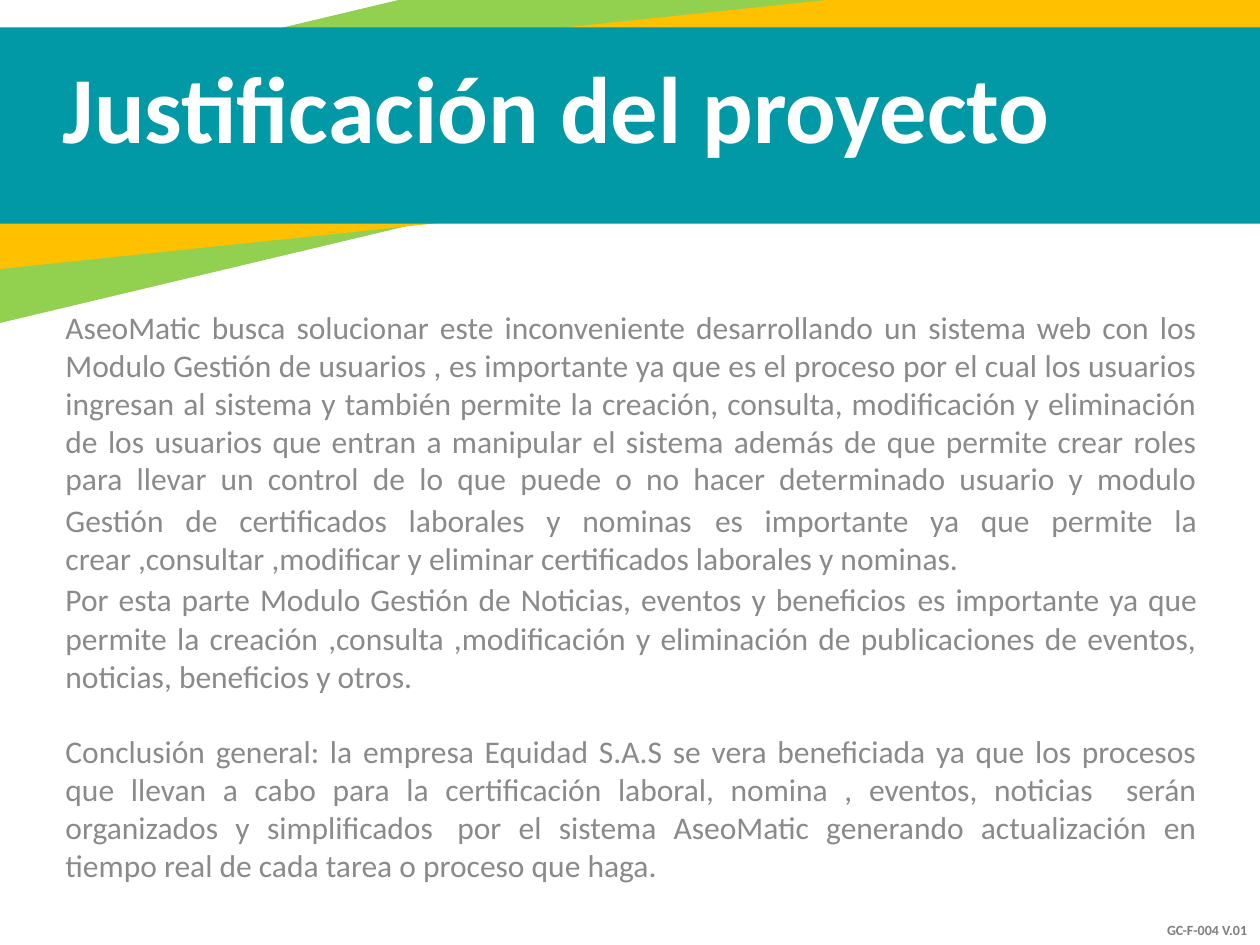
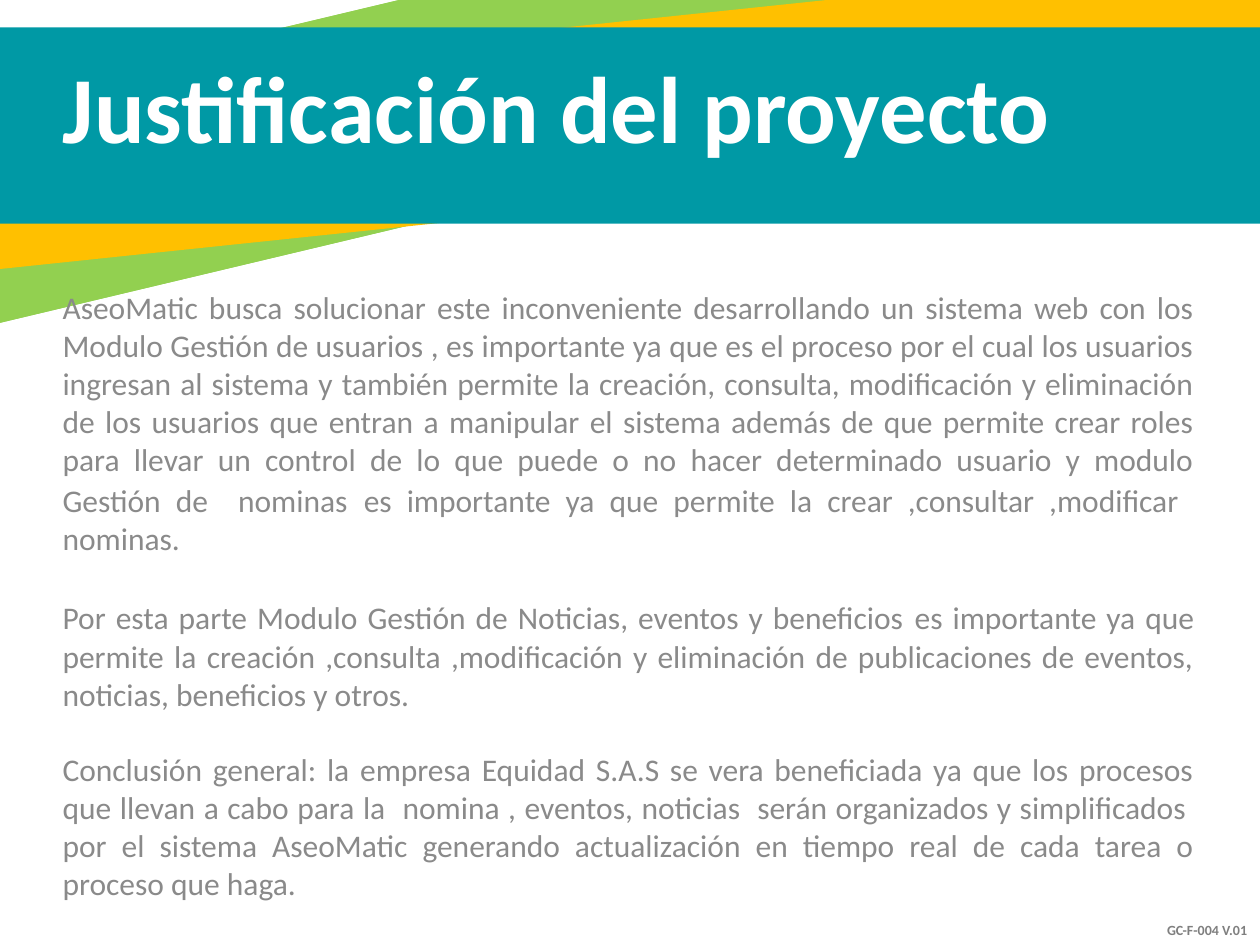
Before and after one commit to Dashell2514/AseoMatic, a slide deck: slide 6 of Documentation/AseoMatic.pptx. Drawn at 1260x945 pixels with LibreOffice and Linux fonts; fonts in the diff are those of the drawing. Boxes give left, top, right and bottom in pixels: in the first picture for what was removed or moved away, otherwise in the second. Text is boxed around its words. In the diff, an @@ line names an element or a change of style, - is before the commit and + after.

```diff
--- a/Documentation/AseoMatic.pptx
+++ b/Documentation/AseoMatic.pptx
@@ text "AseoMatic busca solucionar este inconveniente ...": place and size @@
-text "AseoMatic busca solucionar este inconveniente ..." at (65,317,1197,883)
+text "AseoMatic busca solucionar este inconveniente ..." at (63,293,1194,901)
@@ text at (63,293,1193,550): text changed @@
-          AseoMatic busca solucionar este inconveniente desarrollando un sistema web con los Modulo Gestión de usuarios , es importante ya que es el proceso por el cual los usuarios ingresan al sistema y también permite la creación, consulta, modificación y eliminación de los usuarios que entran a manipular el sistema además de que permite crear roles para llevar un control de lo que puede o no hacer determinado usuario y modulo Gestión de certificados laborales y nominas es importante ya que permite la crear ,consultar ,modificar y eliminar certificados laborales y nominas.
+          AseoMatic busca solucionar este inconveniente desarrollando un sistema web con los Modulo Gestión de usuarios , es importante ya que es el proceso por el cual los usuarios ingresan al sistema y también permite la creación, consulta, modificación y eliminación de los usuarios que entran a manipular el sistema además de que permite crear roles para llevar un control de lo que puede o no hacer determinado usuario y modulo Gestión de nominas es importante ya que permite la crear ,consultar ,modificar nominas.
@@ text at (63,759,1193,901): text changed @@
-          Conclusión general: la empresa Equidad S.A.S se vera beneficiada ya que los procesos que llevan a cabo para la certificación laboral, nomina , eventos, noticias serán organizados y simplificados por el sistema AseoMatic generando actualización en tiempo real de cada tarea o proceso que haga.
+          Conclusión general: la empresa Equidad S.A.S se vera beneficiada ya que los procesos que llevan a cabo para la nomina , eventos, noticias serán organizados y simplificados por el sistema AseoMatic generando actualización en tiempo real de cada tarea o proceso que haga.
```
Also in this commit, not shown: 2 other slides changed, 2 slides added.
